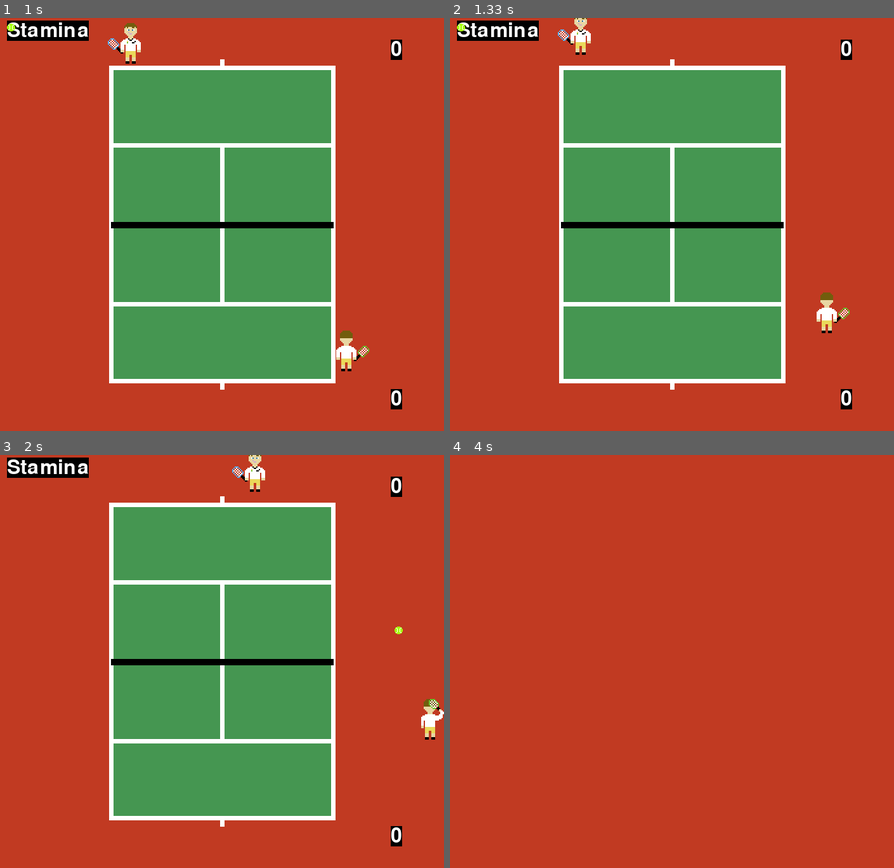
Above: before the commit, frames 1-4 (two rows, left to right).
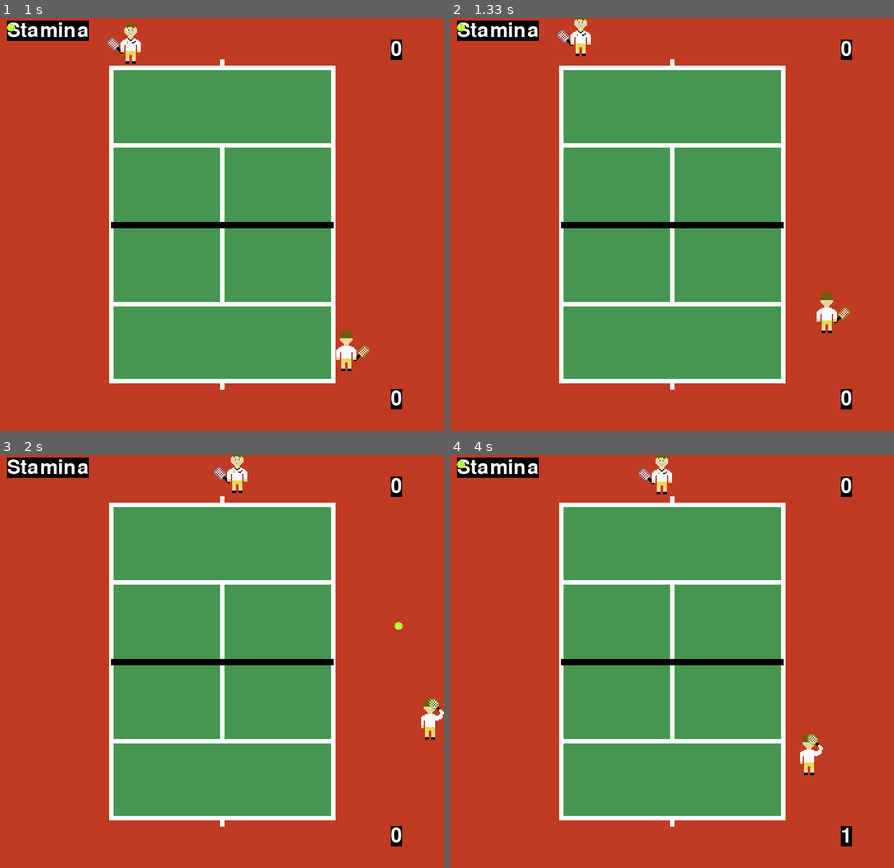
Above: after the commit, the same moments.

Repository: rafaelmcandeias/AASMA
Game: pygame game, started from Tennis_Game/tennis.py
Same seed, same stepped clock (60 frames per second), same inputs: the game is played once before the commit and once after it.
Inputs:
- Up to frame 1 (1 s): tap Right Shift at 0.33 s; hold Right from 0.67 s (still down)
- Up to frame 2 (1.33 s): release Right at 1.13 s; hold Up from 1.17 s (still down); hold W from 1.17 s (still down)
- Up to frame 3 (2 s): release Up at 1.47 s; release W at 1.47 s; hold Right 1.5-1.97 s; hold D 1.5-1.97 s; tap . at 1.65 s
- Up to frame 4 (4 s): hold Left 2-2.53 s; hold A 2-2.53 s; hold Down 2.57-2.87 s; hold S 2.57-2.87 s; hold Up 3.33-3.7 s; hold W 3.33-3.7 s; hold Right from 3.73 s (still down); hold D from 3.73 s (still down)

Frame 1 is identical in both runs. In frame 2, 0.1% of the frame differs, in the area x 24-32%, y 0-10%; in frame 3, 0.5%; in frame 4, 41%, in the area x 1-91%, y 0-95%.

Commit message:
z beggining of implementation

Diff:
--- a/Tennis_Game/Agents.txt
+++ b/Tennis_Game/Agents.txt
@@ -1,4 +1,4 @@
 # Name Speed Force Energy
 # 0 < Energy <= 1
-Rodrigo 6 10 0.7
-Joao 7 7 0.4
+Rodrigo 6 7 0.7
+Joao 6 7 0.7
--- a/Tennis_Game/sprites.py
+++ b/Tennis_Game/sprites.py
@@ -3,6 +3,7 @@
 import numpy as np
 import numpy.random as rnd
 import random
+from datetime import datetime
 
 # ------------------------------------------------------------
 
@@ -18,7 +19,7 @@
 TOP_POS = (202, 40)
 
 # Vars to declare zones in the field
-LEFT_FIELD = 175
+LEFT_FIELD = 0.99175
 MIDDLE_FIELD = (275, 475)
 
 # Vars to divide stamina status
@@ -28,6 +29,13 @@
 LOW_STAMINA = 0.25
 MID_STAMINA = 0.75
 HIGH_STAMINA = 1
+
+# Vars to define net height
+NET_HEIGHT = 1.07
+
+# Vars for physichs
+AIR_RESISTANCE = 0.99
+GRAVITY = 9.8
 
 # ------------------------------------------------------------
 
@@ -157,6 +165,7 @@
             if not pressed:
                 self.stamina *= 0.9999999999
 
+
 # Ball class
 class Ball(pygame.sprite.Sprite):
 
@@ -166,7 +175,11 @@
         self.rect = self.image.get_rect()
         self.speedx = 0
         self.speedy = 0
+        self.speedz = 0
         self.serve_flag = True
+        # Ball height.
+        self.z = NET_HEIGHT
+
 
     def get_stroke_speed(self, keyState, player):
     # bottom players stroke
@@ -198,8 +211,7 @@
                 else:
                     speedx = 0
 
-            speedy = -player.choose_force() - speedx
-            return (speedx, speedy)
+            force = -player.choose_force()
 
         # top players stroke
         else:
@@ -229,12 +241,16 @@
                 else:
                     speedx = 0
 
-            speedy = player.choose_force() - speedx
-            return (speedx, speedy)
+            force = player.choose_force()
+
+        speedy = (force - speedx) * rnd.uniform(0.45, 0.95)
+        speedz = force - speedx - speedy
+        return (speedx, speedy, speedz)
+
 
     # Updates ball movement
     def update(self, bottom_player, top_player):
-
+        start = datetime.now()
         keyState = pygame.key.get_pressed()
 
         # check if point over and who won
@@ -292,7 +308,10 @@
         elif self.rect.colliderect(bottom_player) and not self.serve_flag:
             effect = pygame.mixer.Sound('tennisserve.wav')
             effect.play(0)
-            self.speedx, self.speedy = self.get_stroke_speed(keyState, bottom_player)
+            # Reset ball's height
+            self.z = NET_HEIGHT
+            # Get ball speeds
+            self.speedx, self.speedy, self.speedz = self.get_stroke_speed(keyState, bottom_player)
             # forehand animation
             if self.rect.x > bottom_player.rect.x + 10:
                 bottom_player.image = images.robert_forehand
@@ -304,7 +323,10 @@
         elif self.rect.colliderect(top_player) and not self.serve_flag:
             effect = pygame.mixer.Sound('tennisserve.wav')
             effect.play(0)
-            self.speedx, self.speedy = self.get_stroke_speed(keyState, top_player)
+            # Reset ball's height
+            self.z = NET_HEIGHT
+            # Get ball speeds
+            self.speedx, self.speedy, self.speedz = self.get_stroke_speed(keyState, top_player)
             # forehand animation
             if self.rect.x > top_player.rect.x + 10:
                 top_player.image = images.camden_forehand
@@ -312,9 +334,16 @@
             if self.rect.x < top_player.rect.x - 10:
                 top_player.image = images.camden_backhand
 
+        # Calculate time
+        end = datetime.now()
+        time = end - start
+        seconds = time.total_seconds()
+
         #Make the ball slow down
-        self.speedy *=  0.99
+        self.speedy -= AIR_RESISTANCE * seconds
+        self.z += (self.speedz * seconds) - ((GRAVITY/2) * (seconds**2))
         self.rect = self.rect.move(self.speedx, self.speedy)
+        print(self.z)
 
         # say no one has won yet
         return 0
